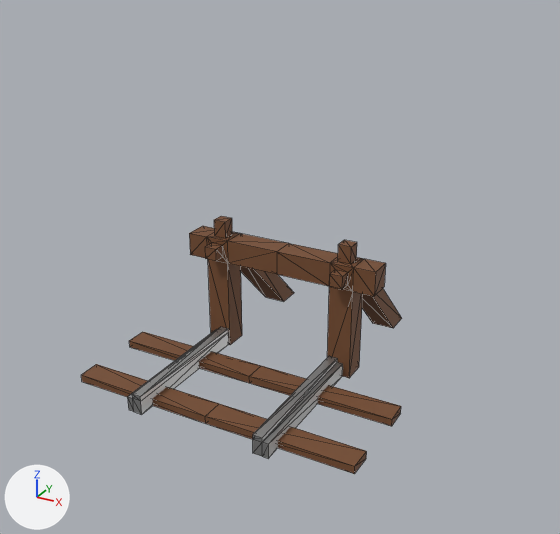
The glTF model public/assets/models/rail-end.glb, before and after one commit.
Both versions are drawn from a 50 mm lens placed at (0.83, -1.63, 0.999), pointed at (-0.021, -0.083, 0.226). The axes (+X, +Y, +Z) are drawn at lower left. The lights are the same throughout. The picture after the commit comes second. Mesh edges are drawn as thin lines. Where no turn or scale is listed for an object, it has been applied to the vertices. Vertices at exactly the same position are counted once.

In view in the first picture: 'rail-end'.
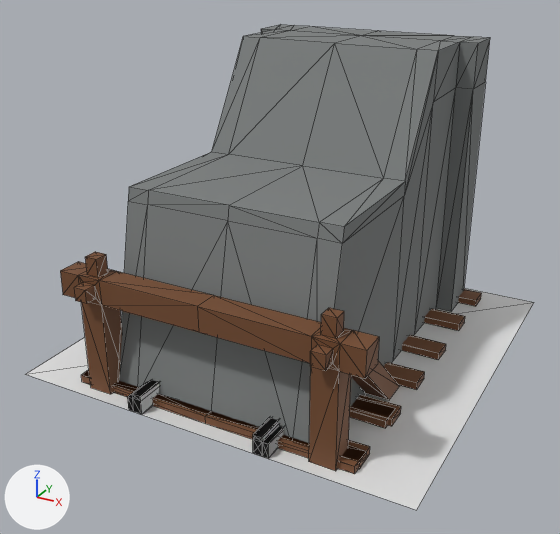
Where the change shows, as pixel boxes [x1, y1, x2, y2] in the pictures (560 x 534 px; the box of a moved part takes in the faces that stretch with it):
'entrance', added: after [119, 25, 490, 443]
'rail-end', reshaped (6% wider, 14% shorter): before [81, 216, 402, 474]; after [60, 252, 401, 474]
'Plane', added: after [26, 288, 534, 510]
'rail-straight', added: after [84, 289, 482, 469]
    faces in mat_darktimber (brown #764d2f): [84, 289, 482, 469]
    faces in mat_metal (grey #bbbbbb): [130, 380, 284, 457]
part 1 of me_plane_004, moved or reshaped: before [189, 216, 240, 263]; after [60, 252, 116, 305]
part 2 of me_plane_004, moved or reshaped: before [208, 260, 242, 345]; after [81, 302, 122, 394]
part 3 of me_plane_004, moved or reshaped (not visible afterwards): before [241, 266, 294, 302]
part 4 of me_plane_004, moved or reshaped: before [227, 233, 338, 286]; after [99, 271, 321, 363]
part 5 of me_plane_004, moved or reshaped (mostly hidden afterwards): before [128, 327, 229, 414]; after [128, 380, 159, 413]
part 6 of me_plane_004, moved or reshaped (mostly hidden afterwards): before [253, 356, 343, 458]; after [253, 419, 284, 458]
part 7 of me_plane_004, moved or reshaped: before [329, 240, 386, 296]; after [310, 308, 379, 378]
part 8 of me_plane_004, moved or reshaped: before [327, 287, 363, 378]; after [309, 367, 351, 471]
part 9 of me_plane_004, moved or reshaped: before [362, 289, 402, 328]; after [351, 361, 399, 400]

Patch to the scene script:
```diff
--- a/public/assets/models/rail-end.glb.py
+++ b/public/assets/models/rail-end.glb.py
@@ me_plane_004 @@
-me_plane_004.from_pydata(...)  # 132 vertices, 250 faces; spans x -0.362..0.362, y -0.5..0.221, z 0.0..0.334
+me_plane_004.from_pydata(...)  # 132 vertices, 250 faces; spans x -0.372..0.372, y -0.5..-0.112, z 0.0..0.334
+# me_plane_004 part 1: 28 of the vertices in x -0.253..-0.139, y -0.167..-0.077, z 0.231..0.334 are moved by (-0.119, -0.333, 0.0)
+# me_plane_004 part 2: 4 of the vertices in x -0.199..-0.139, y -0.137..-0.077, z 0.0 are moved by (-0.119, -0.333, 0.0)
+# me_plane_004 part 3: 4 of the vertices in x -0.199..-0.139, y 0.153..0.221, z 0.0 are moved by (-0.119, -0.333, 0.0)
+# me_plane_004 part 4: all 4 vertices in x 0.0, y -0.137..-0.077, z 0.231..0.291 are moved by (0.0, -0.333, 0.0)
+# me_plane_004 part 5: all 8 vertices in x -0.181..-0.144, y -0.137, z 0.0..0.046 are moved by (0.0, -0.029, 0.0)
+# me_plane_004 part 6: all 8 vertices in x 0.144..0.181, y -0.137, z 0.0..0.046 are moved by (0.0, -0.029, 0.0)
+# me_plane_004 part 7: 28 of the vertices in x 0.139..0.253, y -0.167..-0.077, z 0.231..0.334 are moved by (0.119, -0.333, 0.0)
+# me_plane_004 part 8: 4 of the vertices in x 0.139..0.199, y -0.137..-0.077, z 0.0 are moved by (0.119, -0.333, 0.0)
+# me_plane_004 part 9: 4 of the vertices in x 0.139..0.199, y 0.153..0.221, z 0.0 are moved by (0.119, -0.333, 0.0)
 me_plane_004.materials.append(mat_darktimber)
@@ me_plane_002 @@
+me_plane_002.from_pydata([(-0.5, -0.5, 0.0), (0.5, -0.5, 0.0), (-0.5, 0.5, 0.0), (0.5, 0.5, 0.0)], [], [(0, 1, 3), (0, 3, 2)])
@@ ob_rail_straight @@
+ob_rail_straight = bpy.data.objects.new('rail-straight', me_plane_003)  # 80 vertices, 128 faces; spans x -0.362..0.361, y -0.5..0.5, z 0.0..0.046; in mat_darktimber (brown #764d2f), mat_metal (grey #bbbbbb)
+ob_rail_straight.location = (0.0, 0.0, 0.0)
@@ ob_plane @@
+ob_plane = bpy.data.objects.new('Plane', me_plane_002)
+ob_plane.location = (0.0, 0.0, 0.0)
@@ ob_entrance @@
+ob_entrance = bpy.data.objects.new('entrance', me_buried_rear_stone_footing_002)  # 106 vertices, 180 faces; spans x -0.307..0.307, y -0.44..0.5, z 0.0..0.737; in mat_holdout (black #000000), mat_stone (grey #7c7f7f), mat_metal (grey #bbbbbb)
+ob_entrance.location = (0.0, 0.0, 0.0)
```
